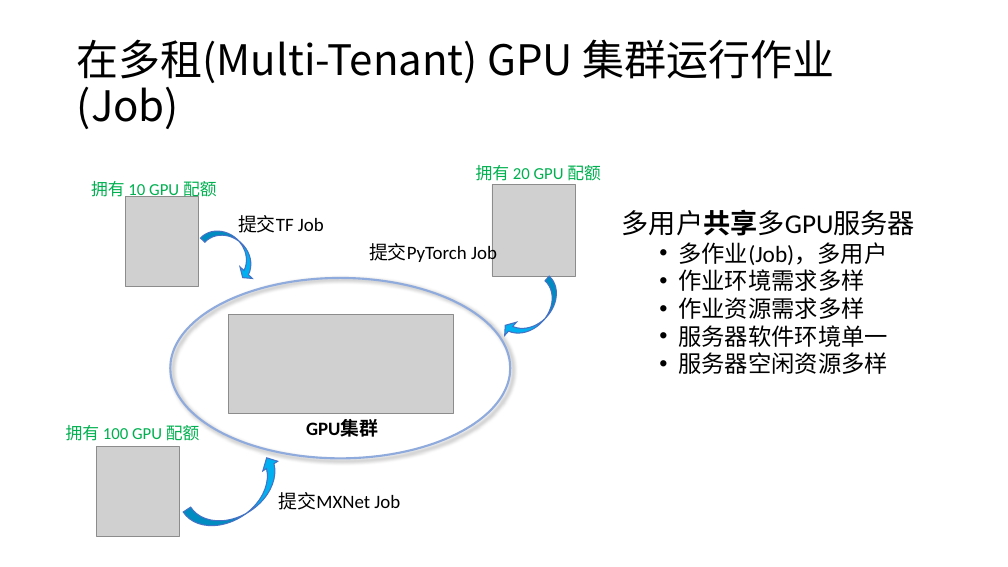
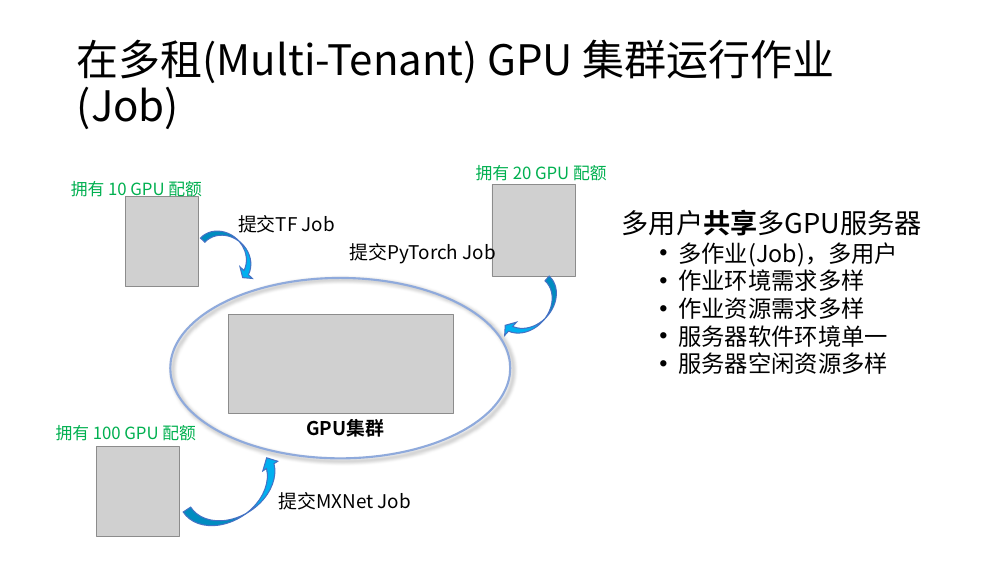
Before and after one commit to microsoft/AI-System, a slide deck: slide 3 of Lectures/BasicTopics/SystemforAI-7-Platform.ppsx. Drawn at 1008x567 pixels with LibreOffice and Linux fonts; fonts in the diff are those of the drawing; grey boxes stand for pictures. Boxes give left, top, right and bottom in pixels: in the first picture for what was removed or moved away, otherwise in the second. Text is boxed around its words. In the diff, an @@ line names an element or a change of style, - is before the commit and + after.

```diff
--- a/Lectures/BasicTopics/SystemforAI-7-Platform.ppsx
+++ b/Lectures/BasicTopics/SystemforAI-7-Platform.ppsx
@@ font Calibri to Noto Sans CJK SC in 8 elements at [238, 215, 335, 233], [279, 492, 411, 510], [622, 209, 922, 374], [306, 419, 384, 437], [56, 425, 196, 441], [350, 240, 496, 265], [476, 165, 607, 181], [71, 179, 202, 201] @@
@@ text "拥有 10 GPU 配额": place and size @@
-text "拥有 10 GPU 配额" at [91, 179, 217, 201]
+text "拥有 10 GPU 配额" at [71, 179, 202, 201]
@@ text "提交PyTorch Job": place and size @@
-text "提交PyTorch Job" at [369, 243, 497, 265]
+text "提交PyTorch Job" at [350, 240, 496, 265]
@@ text "拥有 100 GPU 配额": place and size @@
-text "拥有 100 GPU 配额" at [66, 425, 200, 441]
+text "拥有 100 GPU 配额" at [56, 425, 196, 441]
```
Also in this commit, not shown: 17 other slides changed, 3 slides added, 1 slide removed, 3 other files.
